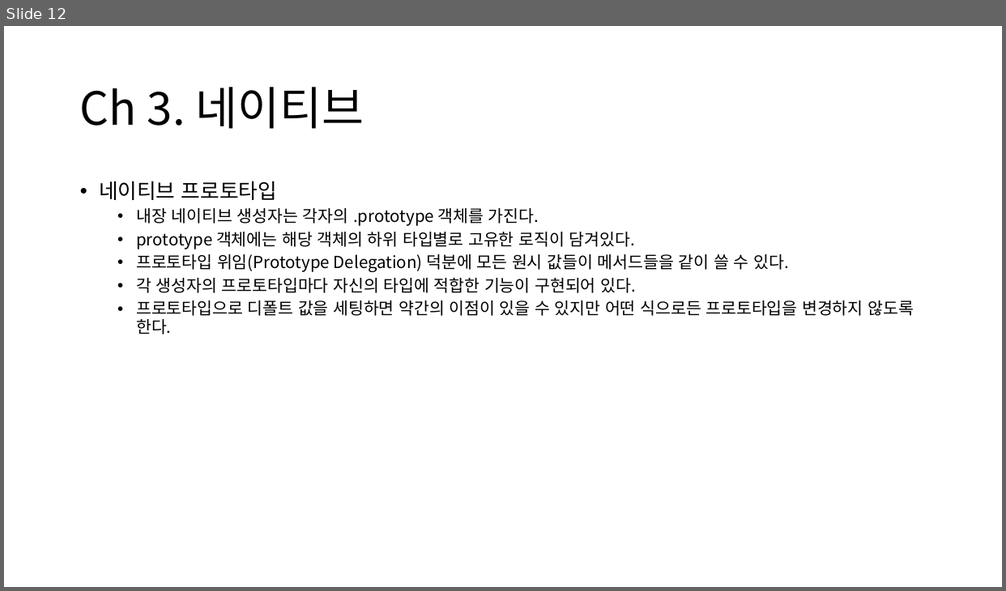
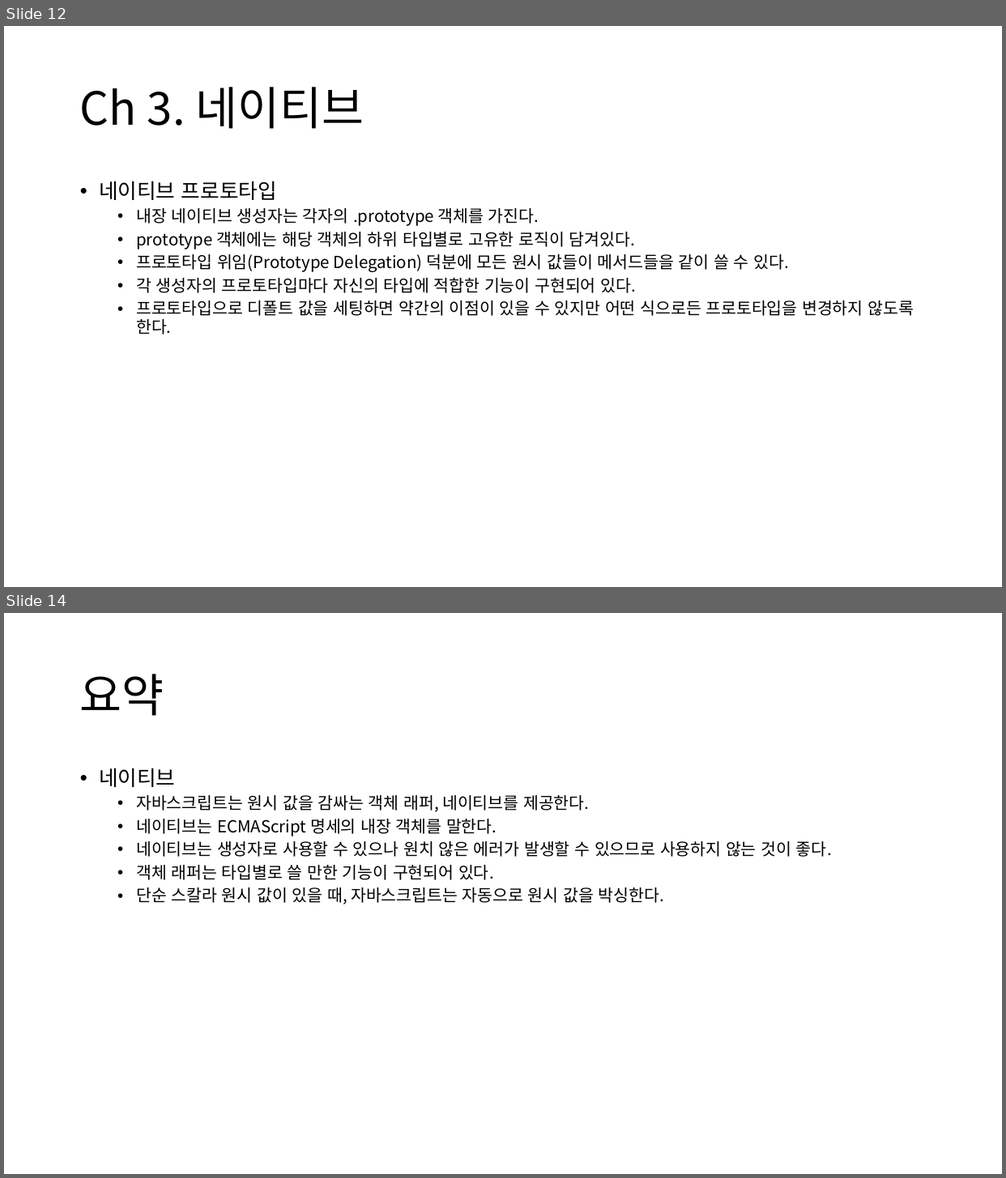
Before and after one commit to limkeunhyeok/study-group, a slide deck: javascript/1주차 자료/1주차.pptx. Shown one above the other, each under a label of ours: slide 12 before the commit, slides 12 and 14 after it; the slides between them are not shown. The pictures are 1006x591 and 1006x1178 pixels, drawn with LibreOffice and Linux fonts; fonts in the diff are those of the drawing. Boxes give left, top, right and bottom in pixels: in the first picture for what was removed or moved away, otherwise in the second. Text is boxed around its words. In the diff, an @@ line names an element or a change of style, - is before the commit and + after.

```diff
--- a/javascript/1주차 자료/1주차.pptx
+++ b/javascript/1주차 자료/1주차.pptx
@@ slide 14 added at (x1=4, y1=613, x2=1002, y2=1174), background #FFFFFF @@
@@ title added at (x1=80, y1=674, x2=164, y2=716), 44 pt, text #000000 @@
+요약
@@ text added at (x1=99, y1=768, x2=832, y2=905), 16 pt, text #000000 @@
+• 네이티브
+  • 자바스크립트는 원시 값을 감싸는 객체 래퍼, 네이티브를 제공한다.
+  • 네이티브는 ECMAScript 명세의 내장 객체를 말한다.
+  • 네이티브는 생성자로 사용할 수 있으나 원치 않은 에러가 발생할 수 있으므로 사용하지 않는 것이 좋다.
+  • 객체 래퍼는 타입별로 쓸 만한 기능이 구현되어 있다.
+  • 단순 스칼라 원시 값이 있을 때, 자바스크립트는 자동으로 원시 값을 박싱한다.
```
Also in this commit, not shown: 1 other slide added, 13 other files.
